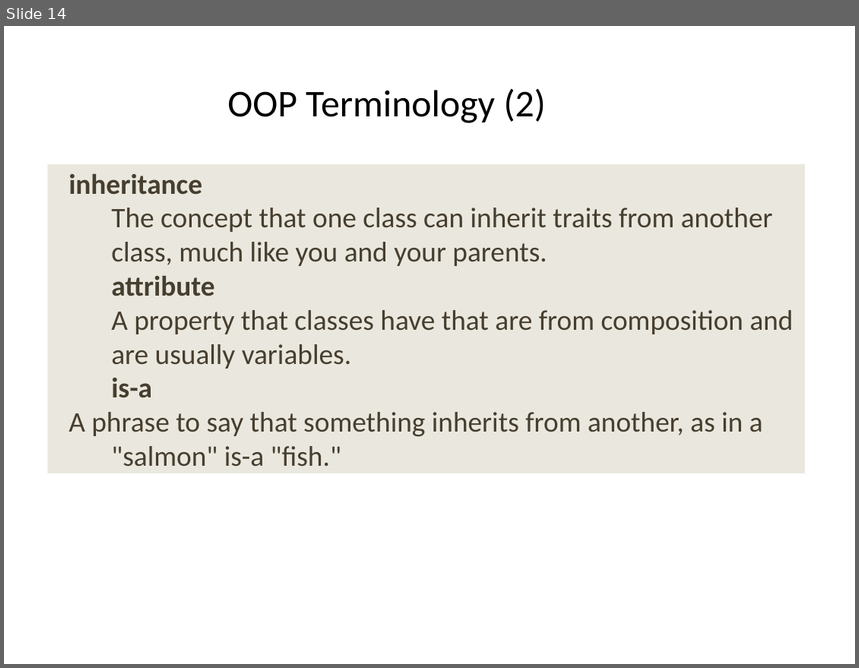
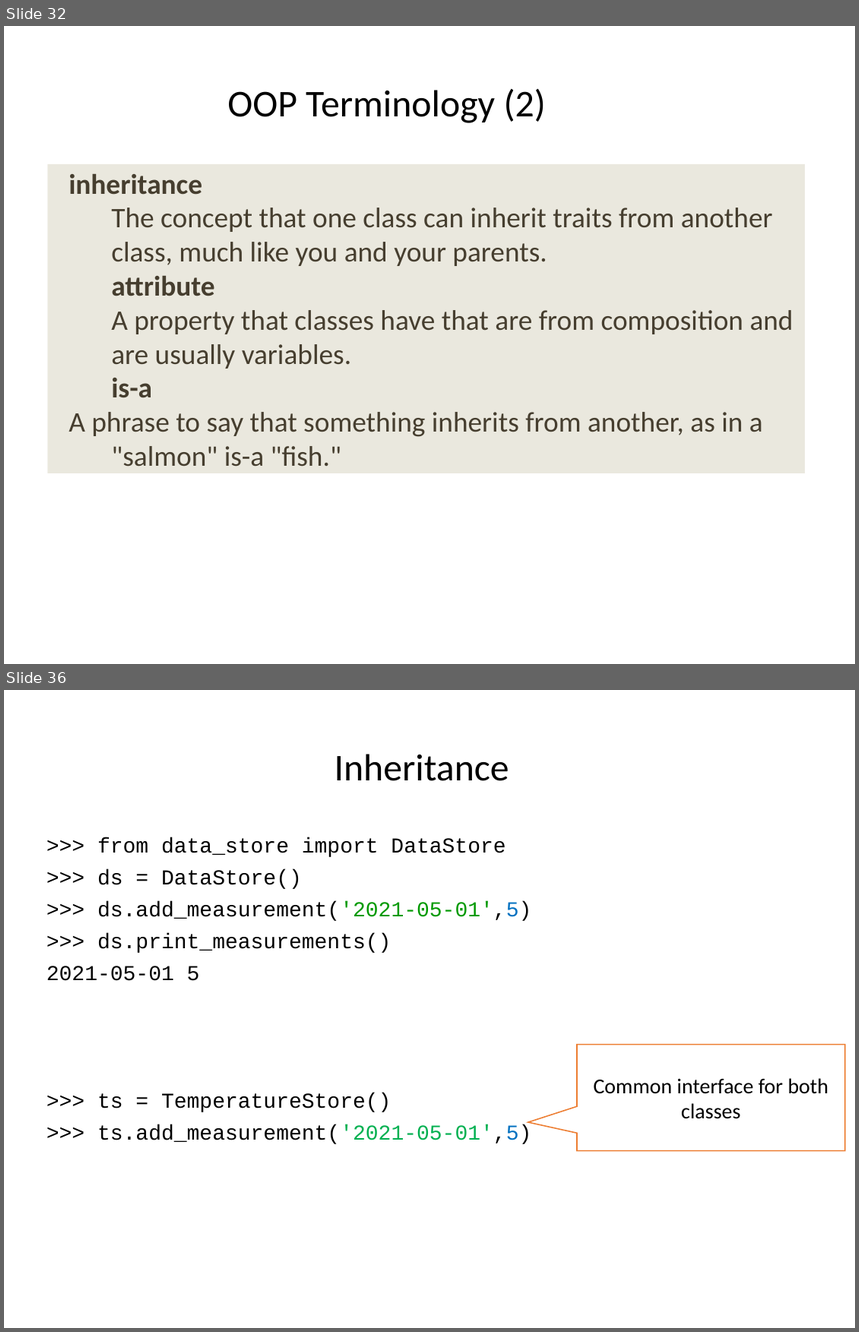
Before and after one commit to ncasuk/ncas-isc, a slide deck: python/presentations/learning_python/22_ceda-oop.pptx. Shown one above the other, each under a label of ours: slide 14 before the commit, slides 32 and 36 after it; the slides between them are not shown. The pictures are 859x668 and 859x1332 pixels, drawn with LibreOffice and Linux fonts; fonts in the diff are those of the drawing; background and template pictures are left out. Boxes give left, top, right and bottom in pixels: in the first picture for what was removed or moved away, otherwise in the second. Text is boxed around its words. In the diff, an @@ line names an element or a change of style, - is before the commit and + after.

```diff
--- a/python/presentations/learning_python/22_ceda-oop.pptx
+++ b/python/presentations/learning_python/22_ceda-oop.pptx
@@ slide 36 added at box(4, 690, 855, 1328), background picture (left out) @@
@@ title added at box(335, 754, 509, 781), 32 pt, text #000000 @@
+Inheritance
@@ text added at box(47, 838, 531, 1144), 18 pt, text #000000 @@
+>>> from data_store import DataStore
+>>> ds = DataStore()
+>>> ds.add_measurement('2021-05-01',5)
+>>> ds.print_measurements()
+2021-05-01 5
+>>> ts = TemperatureStore()
+>>> ts.add_measurement('2021-05-01',5)
@@ speech box added at box(577, 1045, 845, 1151), fill #FFFFFF, outline #ED7D31 1 pt, 18 pt, text #000000 @@
+Common interface for both classes
@@ what was slide 14 is now slide 32 @@
```
Also in this commit, not shown: 5 slides changed, 26 other slides added, 1 other file.
